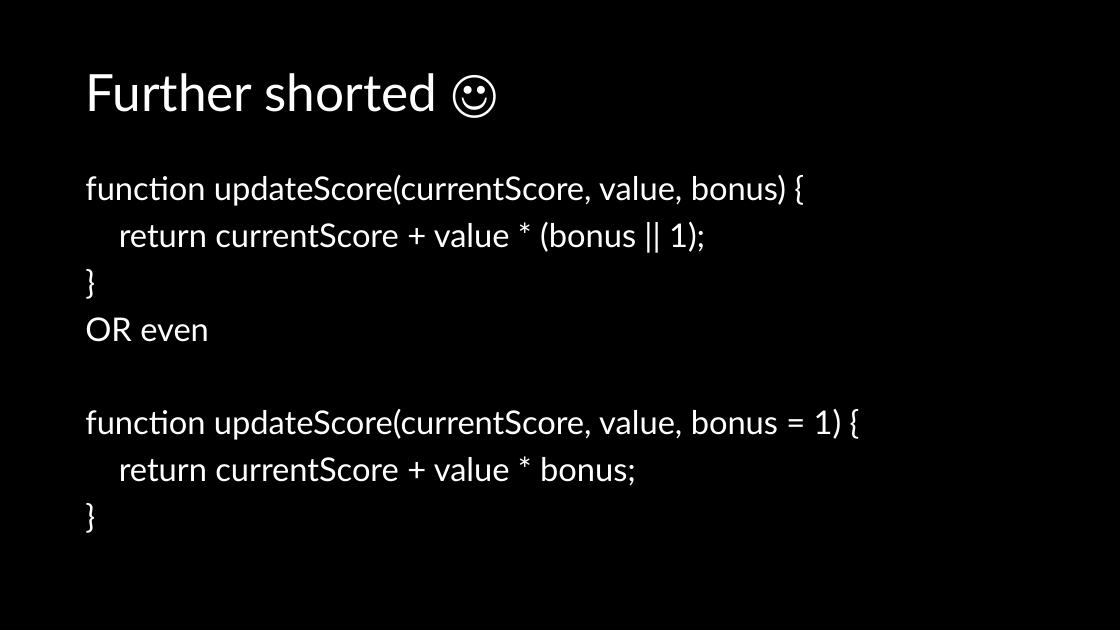
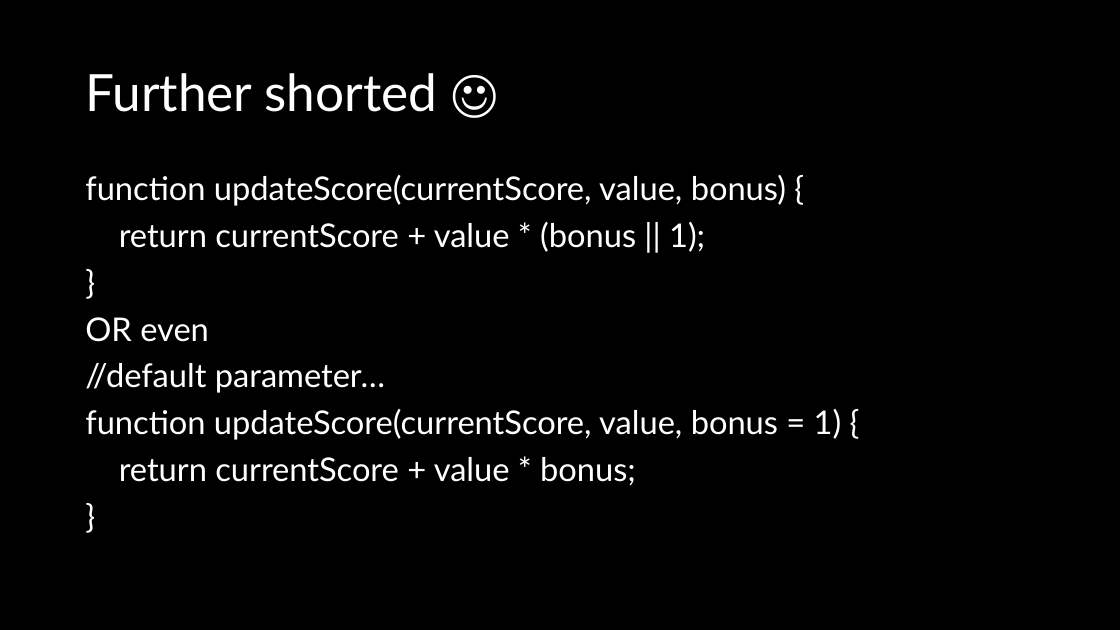
Before and after one commit to natiquekeyin/fall2024, a slide deck: slide 12 of JavaScript/Week3/Week3.pptx. Drawn at 1120x630 pixels with LibreOffice and Linux fonts; fonts in the diff are those of the drawing. Boxes give left, top, right and bottom in pixels: in the first picture for what was removed or moved away, otherwise in the second. Text is boxed around its words. In the diff, an @@ line names an element or a change of style, - is before the commit and + after.

```diff
--- a/JavaScript/Week3/Week3.pptx
+++ b/JavaScript/Week3/Week3.pptx
@@ text at (85, 363, 385, 393): paragraph added @@
+//default parameter…
```
Also in this commit, not shown: 1 other slide changed, 1 slide added, 1 slide removed, 2 other files.
